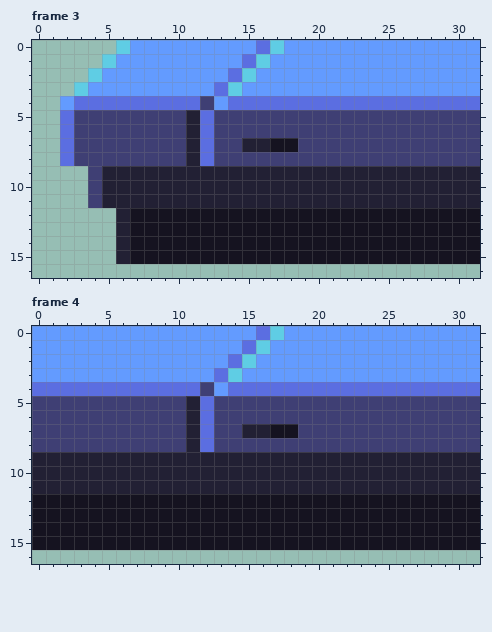
One commit to this pixel-art file: public/assets/img/working-files/metal-ground_32x32.ase. That is the earlier state.
32x32 pixels, 4 frames. Shown: frame 3: x 0..31, y 0..16; frame 4: x 0..31, y 0..16. The commit also changed other frames, which this record leaves out.
After the commit:
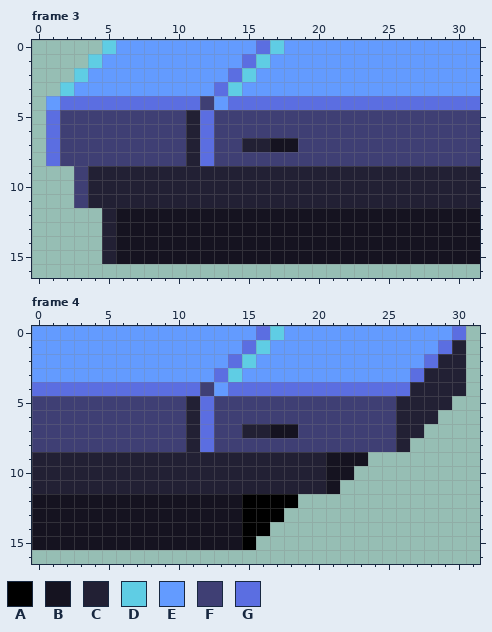
Palette (. is transparent): A #000000  B #151320  C #222034  D #5fcde4  E #639bff  F #3f3f74  G #5b6ee1
The exact change:
--- frame 3
@@ x 0..8 @@
- 0 ......DEE
- 1 .....DEEE
- 2 ....DEEEE
- 3 ...DEEEEE
- 4 ..EGGGGGG
- 5 ..GFFFFFF
- 6 ..GFFFFFF
- 7 ..GFFFFFF
- 8 ..GFFFFFF
- 9 ....FCCCC
-10 ....FCCCC
-11 ....FCCCC
-12 ......CBB
-13 ......CBB
-14 ......CBB
-15 ......CBB
+ 0 .....DEEE
+ 1 ....DEEEE
+ 2 ...DEEEEE
+ 3 ..DEEEEEE
+ 4 .EGGGGGGG
+ 5 .GFFFFFFF
+ 6 .GFFFFFFF
+ 7 .GFFFFFFF
+ 8 .GFFFFFFF
+ 9 ...FCCCCC
+10 ...FCCCCC
+11 ...FCCCCC
+12 .....CBBB
+13 .....CBBB
+14 .....CBBB
+15 .....CBBB
 16 .........
--- frame 4
@@ x 13..31 @@
- 0 EEEGDEEEEEEEEEEEEEE
- 1 EEGDEEEEEEEEEEEEEEE
- 2 EGDEEEEEEEEEEEEEEEE
- 3 GDEEEEEEEEEEEEEEEEE
- 4 EGGGGGGGGGGGGGGGGGG
- 5 FFFFFFFFFFFFFFFFFFF
- 6 FFFFFFFFFFFFFFFFFFF
- 7 FFCCBBFFFFFFFFFFFFF
- 8 FFFFFFFFFFFFFFFFFFF
- 9 CCCCCCCCCCCCCCCCCCC
-10 CCCCCCCCCCCCCCCCCCC
-11 CCCCCCCCCCCCCCCCCCC
-12 BBBBBBBBBBBBBBBBBBB
-13 BBBBBBBBBBBBBBBBBBB
-14 BBBBBBBBBBBBBBBBBBB
-15 BBBBBBBBBBBBBBBBBBB
+ 0 EEEGDEEEEEEEEEEEEG.
+ 1 EEGDEEEEEEEEEEEEGC.
+ 2 EGDEEEEEEEEEEEEGCC.
+ 3 GDEEEEEEEEEEEEGCCC.
+ 4 EGGGGGGGGGGGGGCCCC.
+ 5 FFFFFFFFFFFFFCCCC..
+ 6 FFFFFFFFFFFFFCCC...
+ 7 FFCCBBFFFFFFFCC....
+ 8 FFFFFFFFFFFFFC.....
+ 9 CCCCCCCCBBB........
+10 CCCCCCCCBB.........
+11 CCCCCCCCB..........
+12 BBAAAA.............
+13 BBAAA..............
+14 BBAA...............
+15 BBA................
 16 ...................
Boxes around the changes in both pictures, in picture pixels (x1, y1, x2, y2):
changed: (46, 40, 130, 264)
changed: (242, 326, 480, 550)
